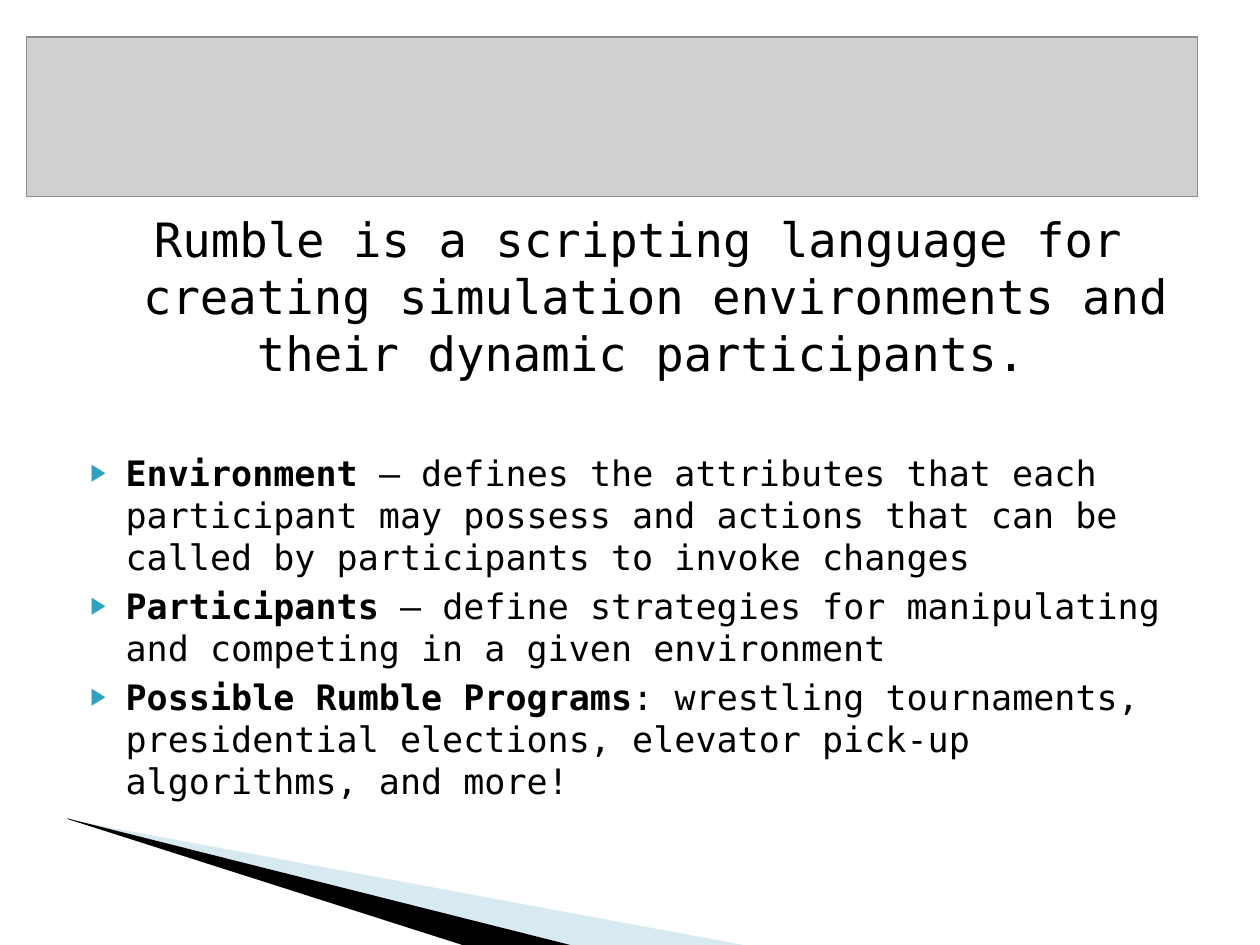
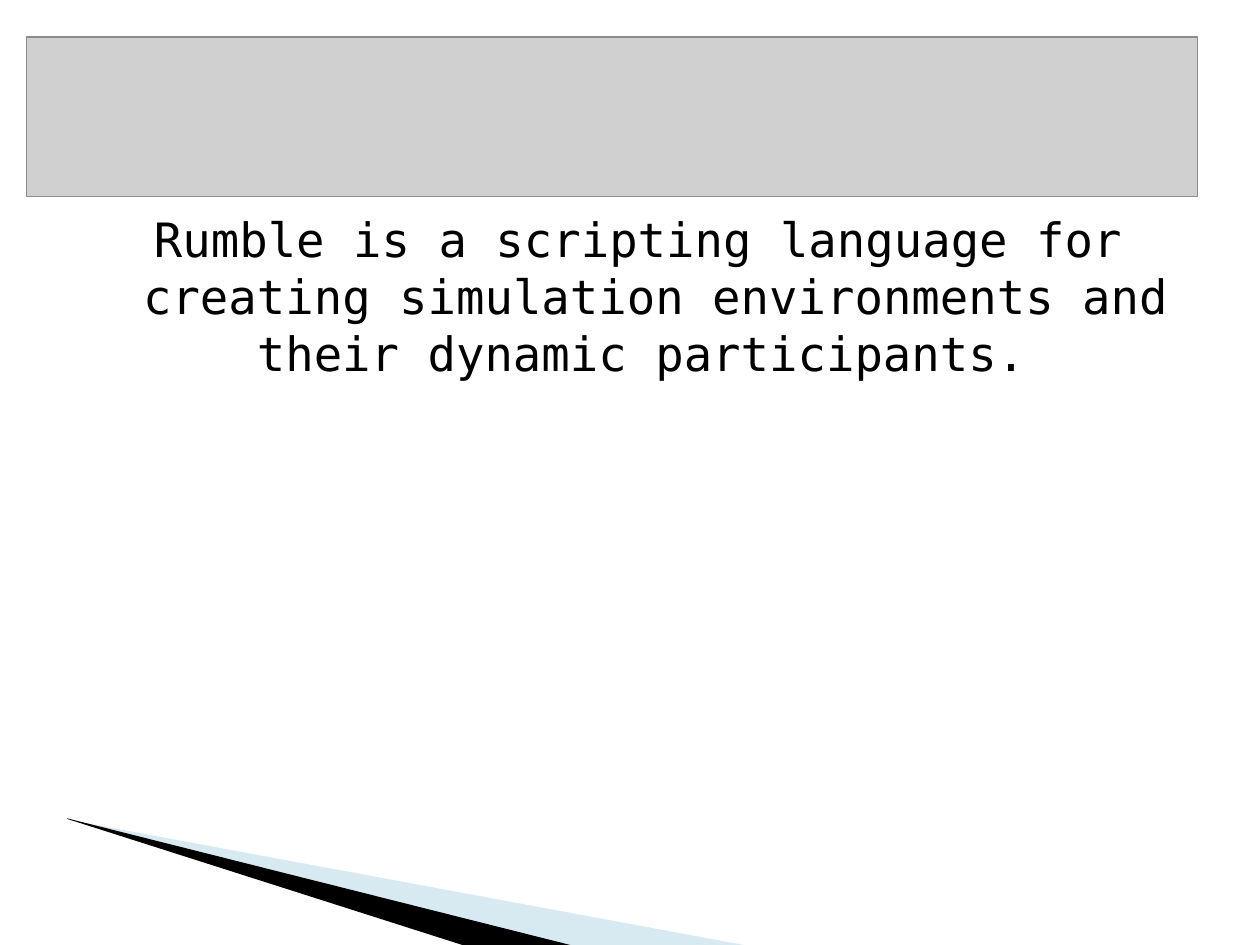
Before and after one commit to dcoli/plt4115, a slide deck: slide 2 of src/compiler/doc/rumble.ppt (slide 3 before the commit). Drawn at 1260x945 pixels with LibreOffice and Linux fonts; fonts in the diff are those of the drawing; grey boxes stand for pictures; background and template pictures are left out. Boxes give left, top, right and bottom in pixels: in the first picture for what was removed or moved away, otherwise in the second. Text is boxed around its words. In the diff, an @@ line names an element or a change of style, - is before the commit and + after.

```diff
--- a/src/compiler/doc/rumble.ppt
+++ b/src/compiler/doc/rumble.ppt
@@ text at (x1=126, y1=458, x2=1160, y2=802): paragraphs removed @@
-▶ Environment – defines the attributes that each participant may possess and actions that can be called by participants to invoke changes
-▶ Participants – define strategies for manipulating and competing in a given environment
-▶ Possible Rumble Programs: wrestling tournaments, presidential elections, elevator pick-up algorithms, and more!
```
Also in this commit, not shown: 2 other slides changed, 1 slide added, 3 slides removed.
